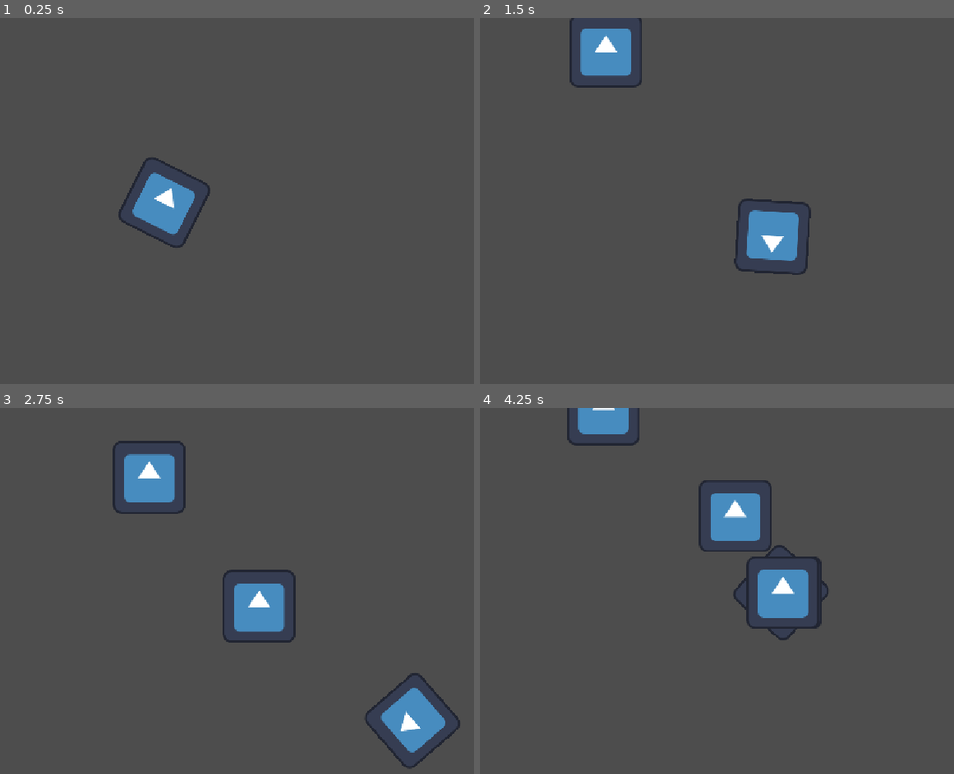
Above: before the commit, frames 1-4 (two rows, left to right).
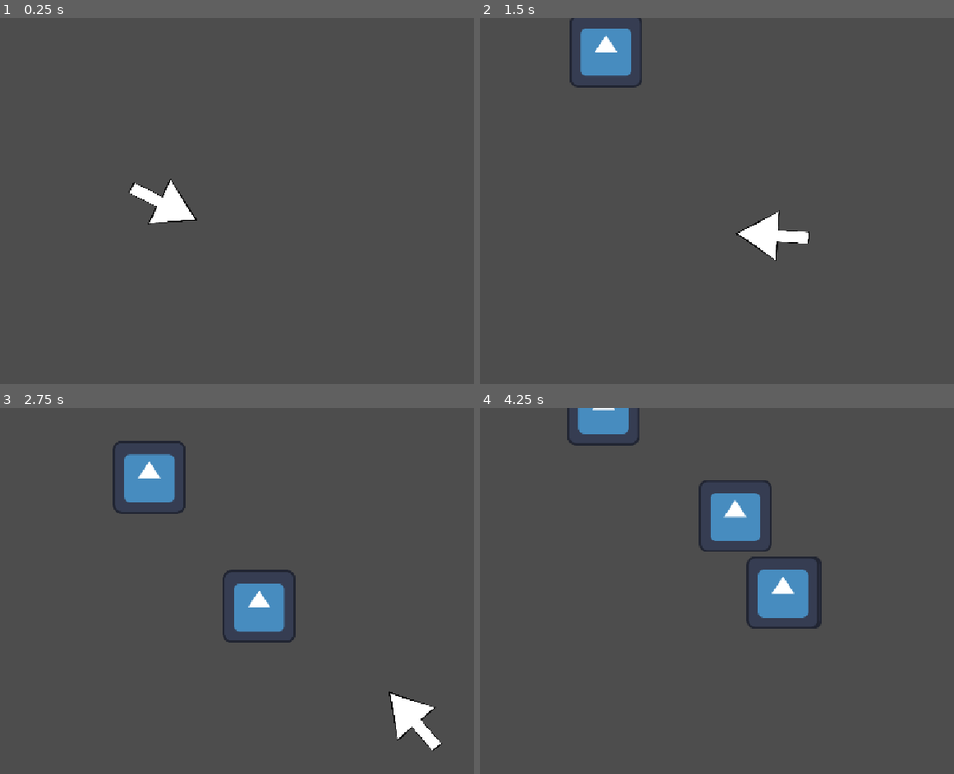
Above: after the commit, the same moments.

Repository: HaroldHuynh/2026GameJam
Game: Godot game, scene res://player/player_test_level.tscn
Two runs of this game, one before a commit and one after it. Both use one fixed random seed, a clock stepped at 60 frames per second and the inputs below. The engine's default icon, where the game draws it, is replaced by a stand-in: a white triangle on a blue panel in a dark square.
Inputs (mouse positions are in pixels of both pictures, inside the frame that each line leads up to):
- Up to frame 1 (0.25 s): no input
- Up to frame 2 (1.5 s): tap Enter at 0.5 s; move the mouse to (788, 182) at 0.52 s; hold D (right) 0.53-1.28 s; move the mouse to (513, 219) at 1.27 s; hold S (down) from 1.28 s (still down)
- Up to frame 3 (2.75 s): move the mouse to (232, 510) at 2.02 s; release S (down) at 2.03 s; hold D (right) from 2.03 s (still down)
- Up to frame 4 (4.25 s): move the mouse to (612, 667) at 2.77 s; release D (right) at 2.78 s; hold W (up) 2.78-3.53 s; move the mouse to (840, 649) at 3.52 s; hold A (left) from 3.53 s (still down)

The runs differ from the first frame. In frame 1, 1.8% of the frame differs, in the area x 24-45%, y 38-63%; in frame 2, 1.8%; in frame 3, 1.8%; in frame 4, 0.2%.

Commit message:
add player sprite and enemy colllision detection

Diff:
--- a/enemy/enemy.gd
+++ b/enemy/enemy.gd
@@ -3,6 +3,8 @@
 var levelname : String
 
 @onready var player = get_node("/root/%s/player" % [get_parent().name])
+
+signal hit_player
 
 var speed = 300.0
 var direction : Vector2
@@ -12,3 +14,7 @@
 	direction = direction.normalized()
 	velocity = direction * speed
 	move_and_slide()
+
+
+func _on_area_2d_body_entered(body: Node2D) -> void:
+	hit_player.emit()
--- a/enemy/enemy.tscn
+++ b/enemy/enemy.tscn
@@ -4,6 +4,9 @@
 [ext_resource type="Script" uid="uid://hvej6l3tnpks" path="res://enemy/enemy.gd" id="1_ofsxj"]
 
 [sub_resource type="RectangleShape2D" id="RectangleShape2D_rkikn"]
+size = Vector2(128, 129)
+
+[sub_resource type="RectangleShape2D" id="RectangleShape2D_2pwte"]
 size = Vector2(128, 129)
 
 [node name="enemy" type="CharacterBody2D" unique_id=529858834]
@@ -16,3 +19,13 @@
 
 [node name="Sprite2D" type="Sprite2D" parent="." unique_id=1308693645]
 texture = ExtResource("1_2mvqj")
+
+[node name="Area2D" type="Area2D" parent="." unique_id=615662743]
+collision_layer = 4
+collision_mask = 2
+
+[node name="CollisionShape2D" type="CollisionShape2D" parent="Area2D" unique_id=205546024]
+position = Vector2(0, -0.5)
+shape = SubResource("RectangleShape2D_2pwte")
+
+[connection signal="body_entered" from="Area2D" to="." method="_on_area_2d_body_entered"]
--- a/enemy/enemy_spawner.gd
+++ b/enemy/enemy_spawner.gd
@@ -1,6 +1,8 @@
 extends Node2D
 
 @onready var level = get_node("/root/%s" % [get_parent().name])
+
+signal hit_p
 
 var enemy_scene = preload("res://enemy/enemy.tscn")
 var spawn_points := []
@@ -17,4 +19,8 @@
 	var spawn = spawn_points[randi() % spawn_points.size()]
 	var enemy = enemy_scene.instantiate()
 	enemy.position = spawn.position
+	enemy.hit_player.connect(hit)
 	level.add_child(enemy)
+
+func hit():
+	hit_p.emit()
--- a/player/player.tscn
+++ b/player/player.tscn
@@ -1,17 +1,21 @@
 [gd_scene format=3 uid="uid://bx76wcvt7v6l5"]
 
-[ext_resource type="Texture2D" uid="uid://dfpmh5j1gw346" path="res://icon.svg" id="1_oul6g"]
 [ext_resource type="Script" uid="uid://dhjey7btq2ik3" path="res://player/player.gd" id="1_rkbax"]
+[ext_resource type="Texture2D" uid="uid://rcdsykfpah2j" path="res://player/cursor.png" id="2_rkbax"]
 
 [sub_resource type="RectangleShape2D" id="RectangleShape2D_rkikn"]
-size = Vector2(128, 128)
+size = Vector2(131, 90)
 
 [node name="player" type="CharacterBody2D" unique_id=791101554]
 collision_layer = 2
 script = ExtResource("1_rkbax")
 
 [node name="Sprite2D" type="Sprite2D" parent="." unique_id=1308834584]
-texture = ExtResource("1_oul6g")
+position = Vector2(-81, 211)
+rotation = 1.5707964
+scale = Vector2(0.18, 0.18)
+texture = ExtResource("2_rkbax")
 
 [node name="CollisionShape2D" type="CollisionShape2D" parent="." unique_id=558579591]
+position = Vector2(0.5, 2)
 shape = SubResource("RectangleShape2D_rkikn")
--- /dev/null
+++ b/player/player_test_level.gd
@@ -0,0 +1,15 @@
+extends Node2D
+
+
+# Called when the node enters the scene tree for the first time.
+func _ready() -> void:
+	pass # Replace with function body.
+
+
+# Called every frame. 'delta' is the elapsed time since the previous frame.
+func _process(delta: float) -> void:
+	pass
+
+
+func _on_enemy_spawner_hit_p() -> void:
+	print("Hit Player")
--- a/player/player_test_level.tscn
+++ b/player/player_test_level.tscn
@@ -1,10 +1,14 @@
 [gd_scene format=3 uid="uid://dsasnkt4xbn8u"]
 
+[ext_resource type="Script" uid="uid://bw5fkxvrivk5f" path="res://player/player_test_level.gd" id="1_b1r12"]
 [ext_resource type="PackedScene" uid="uid://bx76wcvt7v6l5" path="res://player/player.tscn" id="1_iua4h"]
 [ext_resource type="PackedScene" uid="uid://g7njs30vno7e" path="res://enemy/enemy_spawner.tscn" id="2_2p1ok"]
 
 [node name="PlayerTestLevel" type="Node2D" unique_id=1984897700]
+script = ExtResource("1_b1r12")
 
 [node name="player" parent="." unique_id=791101554 instance=ExtResource("1_iua4h")]
 
 [node name="EnemySpawner" parent="." unique_id=94398231 instance=ExtResource("2_2p1ok")]
+
+[connection signal="hit_p" from="EnemySpawner" to="." method="_on_enemy_spawner_hit_p"]
Binary file added: player/cursor.png
Not shown, added: player/cursor.png.import
Not shown, added: player/player_test_level.gd.uid
Not shown, changed: .DS_Store
